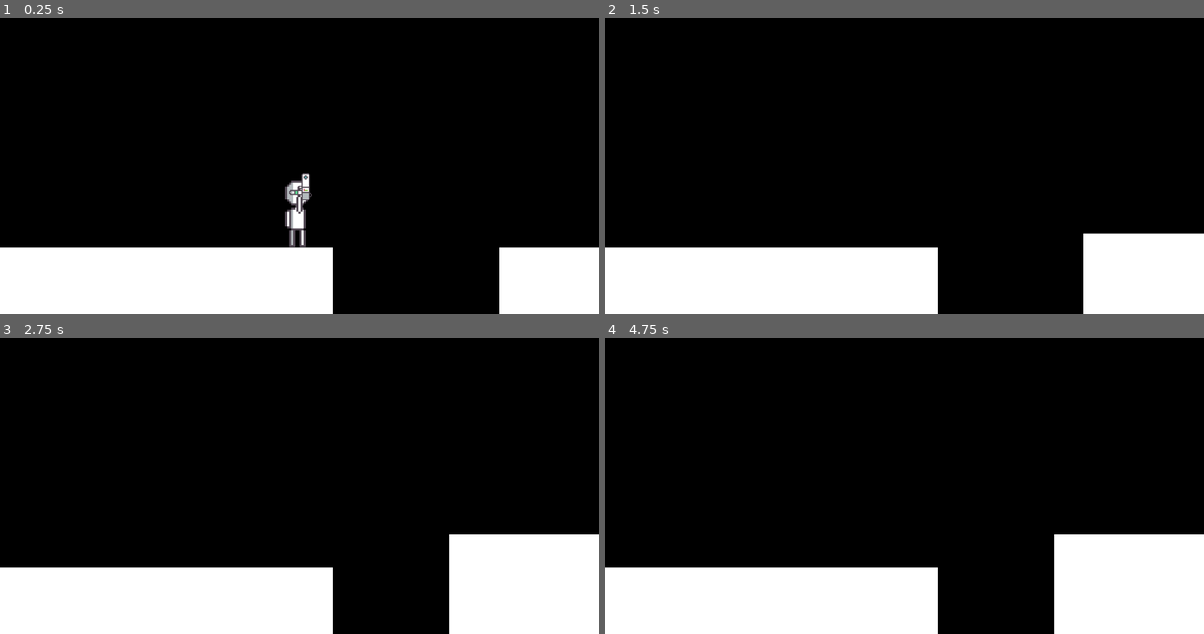
Above: before the commit, frames 1-4 (two rows, left to right).
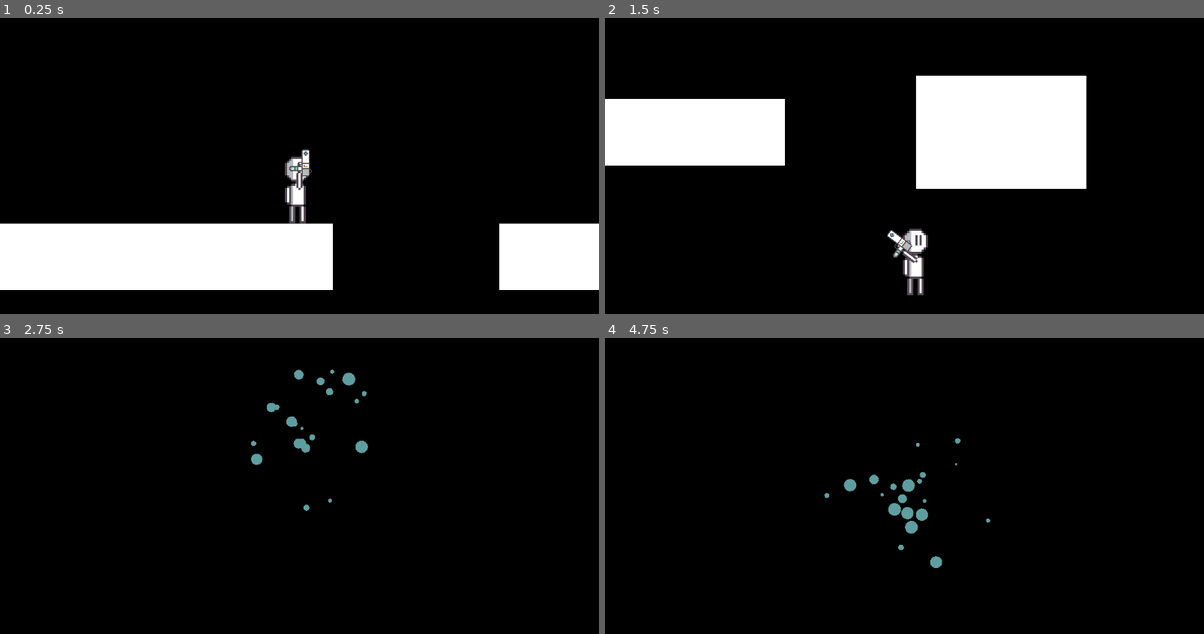
Above: after the commit, the same moments.

Repository: ShellShift/scaleshot
Game: Godot game, scene res://scenes/sandbox.tscn
Two runs of this game, one before a commit and one after it. Both use one fixed random seed, a clock stepped at 60 frames per second and the inputs below.
Inputs (mouse positions are in pixels of both pictures, inside the frame that each line leads up to):
- Up to frame 1 (0.25 s): no input
- Up to frame 2 (1.5 s): move the mouse to (1036, 127) at 0.52 s; press the mouse at (1036, 127) at 0.53 s; hold D (right) from 0.53 s (still down); tap Space (jump) at 0.77, 0.8, 1.07, 1.35 s; move the mouse to (784, 163) at 1.27 s; release the mouse at (784, 163) at 1.28 s
- Up to frame 3 (2.75 s): tap Space (jump) at 1.52, 1.82, 2.3 s; click (179, 483) at 1.55 s; move the mouse to (359, 391) at 2.02 s; release D (right) at 2.03 s; press the mouse at (359, 391) at 2.03 s; hold A (left) from 2.03 s (still down)
- Up to frame 4 (4.75 s): move the mouse to (874, 533) at 2.77 s; release A (left) at 2.78 s; release the mouse at (874, 533) at 2.78 s; hold D (right) 2.78-4.28 s; right-click (874, 533) at 2.85 s; tap Space (jump) at 3.02, 3.32, 3.77, 3.8, 4.07, 4.25, 4.35, 4.52 s; click (874, 533) at 3.05 s; tap Enter at 3.5 s; move the mouse to (1084, 515) at 3.52 s; press the mouse at (1084, 515) at 3.53 s; move the mouse to (724, 414) at 4.27 s; release the mouse at (724, 414) at 4.28 s; hold A (left) from 4.28 s (still down); click (724, 414) at 4.55 s

The runs differ from the first frame. In frame 1, 13% of the frame differs, in the area x 0-100%, y 44-100%; in frame 2, 36%, in the area x 0-100%, y 19-100%; in frame 3, 22%; in frame 4, 22%.

Commit message:
Particles and camera shake

Diff:
--- /dev/null
+++ b/prefabs/particles/bullet_explosion.tscn
@@ -0,0 +1,28 @@
+[gd_scene load_steps=3 format=3 uid="uid://bsiq6onyybr1a"]
+
+[ext_resource type="Texture2D" uid="uid://ddxpeskv6dt74" path="res://graphics/sprites/circle.png" id="1_g8aeh"]
+
+[sub_resource type="Curve" id="Curve_3dsx6"]
+_data = [Vector2(0, 1), 0.0, 0.0, 0, 0, Vector2(1, 0), 0.0, 0.0, 0, 0]
+point_count = 2
+
+[node name="BulletExplosion" type="CPUParticles2D"]
+z_index = -1
+emitting = false
+amount = 25
+lifetime = 0.5
+one_shot = true
+explosiveness = 1.0
+randomness = 1.0
+lifetime_randomness = 1.0
+texture = ExtResource("1_g8aeh")
+spread = 180.0
+gravity = Vector2(0, 0)
+initial_velocity_max = 250.0
+angular_velocity_min = -720.0
+angular_velocity_max = 720.0
+angle_min = -720.0
+angle_max = 720.0
+scale_amount_min = 0.25
+scale_amount_max = 0.25
+scale_amount_curve = SubResource("Curve_3dsx6")
--- /dev/null
+++ b/prefabs/particles/jump.tscn
@@ -0,0 +1,28 @@
+[gd_scene load_steps=3 format=3 uid="uid://dlcbfgi78io5u"]
+
+[ext_resource type="Texture2D" uid="uid://eu8glqxb4fo" path="res://graphics/sprites/square.png" id="1_70cdv"]
+
+[sub_resource type="Curve" id="Curve_3dsx6"]
+_data = [Vector2(0, 1), 0.0, 0.0, 0, 0, Vector2(1, 0), 0.0, 0.0, 0, 0]
+point_count = 2
+
+[node name="Jump" type="CPUParticles2D"]
+z_index = -1
+emitting = false
+amount = 15
+lifetime = 0.5
+one_shot = true
+explosiveness = 1.0
+randomness = 1.0
+lifetime_randomness = 1.0
+texture = ExtResource("1_70cdv")
+spread = 180.0
+gravity = Vector2(0, 0)
+initial_velocity_max = 125.0
+angular_velocity_min = -720.0
+angular_velocity_max = 720.0
+angle_min = -720.0
+angle_max = 720.0
+scale_amount_min = 0.13
+scale_amount_max = 0.13
+scale_amount_curve = SubResource("Curve_3dsx6")
--- /dev/null
+++ b/prefabs/particles/shoot.tscn
@@ -0,0 +1,27 @@
+[gd_scene load_steps=3 format=3 uid="uid://dmmv6dh63v10k"]
+
+[ext_resource type="Texture2D" uid="uid://ddxpeskv6dt74" path="res://graphics/sprites/circle.png" id="1_hl8f0"]
+
+[sub_resource type="Curve" id="Curve_3dsx6"]
+_data = [Vector2(0, 1), 0.0, 0.0, 0, 0, Vector2(1, 0), 0.0, 0.0, 0, 0]
+point_count = 2
+
+[node name="Shoot" type="CPUParticles2D"]
+z_index = -1
+emitting = false
+amount = 15
+lifetime = 0.5
+one_shot = true
+explosiveness = 1.0
+randomness = 1.0
+lifetime_randomness = 1.0
+texture = ExtResource("1_hl8f0")
+gravity = Vector2(0, 0)
+initial_velocity_max = 250.0
+angular_velocity_min = -720.0
+angular_velocity_max = 720.0
+angle_min = -720.0
+angle_max = 720.0
+scale_amount_min = 0.13
+scale_amount_max = 0.13
+scale_amount_curve = SubResource("Curve_3dsx6")
--- a/prefabs/scaler_bullet.tscn
+++ b/prefabs/scaler_bullet.tscn
@@ -16,7 +16,13 @@
 scale = Vector2(0.125, 0.125)
 texture = ExtResource("2_ivr50")
 
-[node name="CollisionShape2D" type="CollisionShape2D" parent="."]
+[node name="CollisionShape" type="CollisionShape2D" parent="."]
 shape = SubResource("CircleShape2D_6flft")
 
+[node name="Timer" type="Timer" parent="."]
+wait_time = 2.0
+one_shot = true
+autostart = true
+
 [connection signal="body_entered" from="." to="." method="_on_body_entered"]
+[connection signal="timeout" from="Timer" to="." method="explode"]
--- a/project.godot
+++ b/project.godot
@@ -14,6 +14,10 @@
 run/main_scene="res://scenes/sandbox.tscn"
 config/features=PackedStringArray("4.2", "Forward Plus")
 config/icon="res://icon.svg"
+
+[autoload]
+
+Particles="*res://scripts/particles.gd"
 
 [input]
 
--- a/scenes/sandbox.tscn
+++ b/scenes/sandbox.tscn
@@ -1,6 +1,7 @@
-[gd_scene load_steps=5 format=3 uid="uid://py60dolkwny4"]
+[gd_scene load_steps=6 format=3 uid="uid://py60dolkwny4"]
 
 [ext_resource type="PackedScene" uid="uid://bvvc8whmt1b3" path="res://prefabs/player.tscn" id="1_2y8fg"]
+[ext_resource type="Script" path="res://scripts/camera.gd" id="1_tksrh"]
 [ext_resource type="Texture2D" uid="uid://eu8glqxb4fo" path="res://graphics/sprites/square.png" id="2_2aclb"]
 [ext_resource type="PackedScene" uid="uid://bi5q26obd5axc" path="res://prefabs/scalable.tscn" id="3_qvanu"]
 
@@ -9,8 +10,11 @@
 
 [node name="Sandbox" type="Node2D"]
 
-[node name="Camera" type="Camera2D" parent="."]
+[node name="Camera" type="Camera2D" parent="." node_paths=PackedStringArray("target")]
 zoom = Vector2(4, 4)
+position_smoothing_enabled = true
+script = ExtResource("1_tksrh")
+target = NodePath("../Player")
 
 [node name="Player" parent="." instance=ExtResource("1_2y8fg")]
 
--- /dev/null
+++ b/scripts/camera.gd
@@ -0,0 +1,20 @@
+class_name Camera extends Camera2D
+
+@export var target: Node2D
+var shake_time: float
+var shake_strength: float
+static var camera: Camera2D
+
+func _ready():
+	camera = self
+
+func _process(delta):
+	if shake_time > 0:
+		shake_time -= delta
+		offset = Vector2(randf_range(-shake_strength, shake_strength), randf_range(-shake_strength, shake_strength))
+	else: offset = Vector2.ZERO
+	position = target.position
+
+static func shake(shake_time = 0.1, shake_strength = 1):
+	camera.shake_time = shake_time
+	camera.shake_strength = shake_strength
--- /dev/null
+++ b/scripts/particles.gd
@@ -0,0 +1,11 @@
+extends Node
+
+func spawn_particle(particle_name, parent, color = null):
+	var particle = load("res://prefabs/particles/%s.tscn" % particle_name).instantiate()
+	particle.position = parent.global_position
+	particle.rotation = parent.global_rotation
+	particle.modulate = color if color else parent.modulate
+	get_tree().current_scene.add_child(particle)
+	particle.emitting = true
+	await particle.finished
+	particle.queue_free()
--- a/scripts/player.gd
+++ b/scripts/player.gd
@@ -17,6 +17,7 @@
 
 	if Input.is_action_just_pressed("jump") and (is_on_floor() or coyote_timer < coyote_time):
 		jumping = true
+		Particles.spawn_particle("jump", self)
 	if jumping and jump_timer < jump_time:
 		velocity.y = -jump_velocity
 		jump_timer += delta
--- a/scripts/scaler.gd
+++ b/scripts/scaler.gd
@@ -23,6 +23,8 @@
 	bullet.position = $FirePoint.global_position
 	bullet.fire($FirePoint.global_rotation)
 	get_tree().current_scene.add_child(bullet)
+	Particles.spawn_particle("shoot", bullet)
+	Camera.shake()
 
 func animate_fire_point_color(alt):
 	var color = Color.CORAL if alt else Color.CADET_BLUE
--- a/scripts/scaler_bullet.gd
+++ b/scripts/scaler_bullet.gd
@@ -7,9 +7,14 @@
 	var direction = Vector2(speed, 0).rotated(angle)
 	apply_impulse(direction)
 	rotation = angle
-	$Sprite.modulate = Color.CORAL if decrease else Color.CADET_BLUE
+	modulate = Color.CORAL if decrease else Color.CADET_BLUE
 
 func _on_body_entered(body):
 	if body.has_node("Scalable"):
 		body.get_node("Scalable").run(decrease)
+	explode()
+
+func explode():
+	Camera.shake()
+	Particles.spawn_particle("bullet_explosion", self)
 	queue_free()
